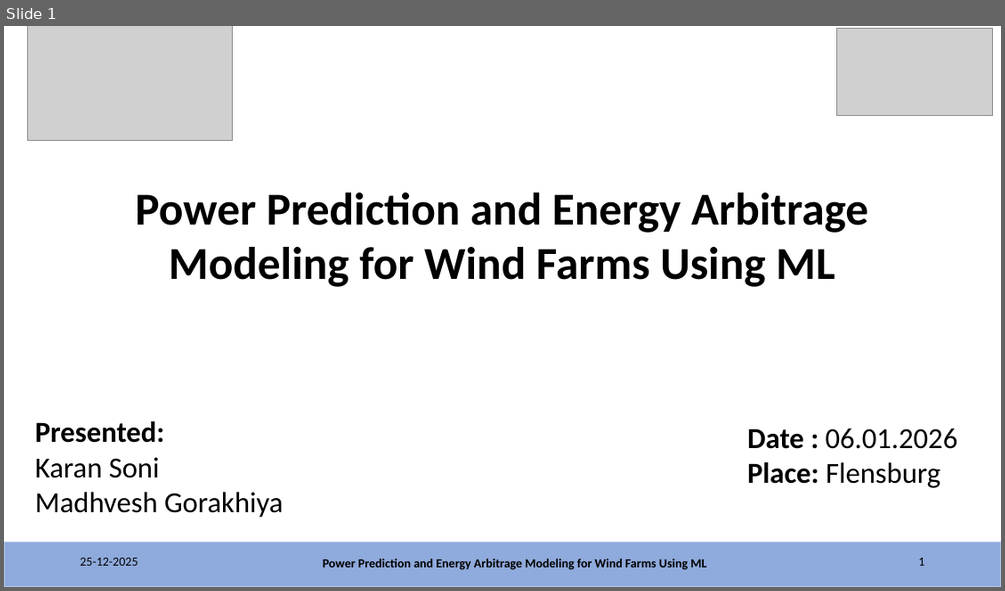
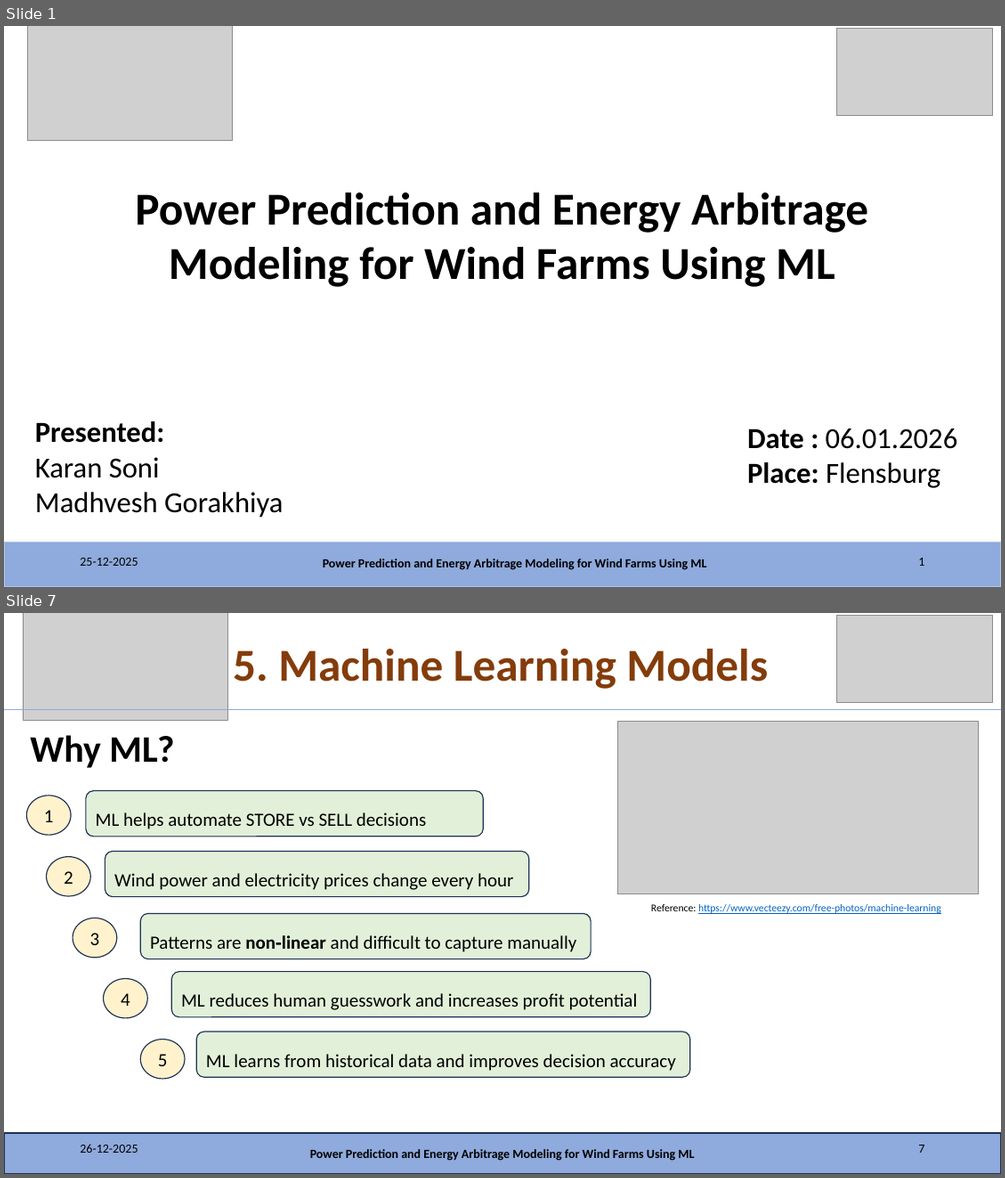
Before and after one commit to MadhaveshG/wind-h2-arbitrage, a slide deck: Presentation/Presentation_06_01_2026.pptx. Shown one above the other, each under a label of ours: slide 1 before the commit, slides 1 and 7 after it; the slides between them are not shown. The pictures are 1005x591 and 1005x1178 pixels, drawn with LibreOffice and Linux fonts; fonts in the diff are those of the drawing; grey boxes stand for pictures. Boxes give left, top, right and bottom in pixels: in the first picture for what was removed or moved away, otherwise in the second. Text is boxed around its words. In the diff, an @@ line names an element or a change of style, - is before the commit and + after.

```diff
--- a/Presentation/Presentation_06_01_2026.pptx
+++ b/Presentation/Presentation_06_01_2026.pptx
@@ slide 7 added at <box>4,613,1001,1174</box>, background #FFFFFF @@
@@ picture added at <box>23,613,228,720</box> @@
@@ picture added at <box>836,616,992,702</box> @@
@@ title added at <box>233,649,768,689</box>, 44 pt, text #843C0B, bold @@
+5. Machine Learning Models
@@ line added from (4, 709) to (1001, 709), #8FAADC 0.5 pt @@
@@ text added at <box>30,735,174,768</box>, 36 pt, text #000000, bold @@
+Why ML?
@@ picture added at <box>617,721,979,894</box> @@
@@ ellipse added at <box>26,795,71,835</box>, fill #FFF2CC, outline #1E3256 1 pt, 18 pt, text #000000 @@
+1
@@ rounded rectangle added at <box>86,791,483,836</box>, fill #E2F0D9, outline #1E3256 1 pt, 18 pt, text #000000 @@
+ML helps automate STORE vs SELL decisions
@@ rounded rectangle added at <box>105,851,529,896</box>, fill #E2F0D9, outline #1E3256 1 pt, 18 pt, text #000000 @@
+Wind power and electricity prices change every hour
@@ ellipse added at <box>47,857,90,896</box>, fill #FFF2CC, outline #1E3256 1 pt, 18 pt, text #000000 @@
+2
@@ text added at <box>651,904,941,914</box>, 10 pt, text #0563C1, underline @@
+Reference: https://www.vecteezy.com/free-photos/machine-learning
@@ ellipse added at <box>73,918,117,957</box>, fill #FFF2CC, outline #1E3256 1 pt, 18 pt, text #000000 @@
+3
@@ rounded rectangle added at <box>140,914,591,959</box>, fill #E2F0D9, outline #1E3256 1 pt, 18 pt, text #000000 @@
+Patterns are non‑linear and difficult to capture manually
@@ ellipse added at <box>104,979,147,1018</box>, fill #FFF2CC, outline #1E3256 1 pt, 18 pt, text #000000 @@
+4
@@ rounded rectangle added at <box>171,971,650,1017</box>, fill #E2F0D9, outline #1E3256 1 pt, 18 pt, text #000000 @@
+ML reduces human guesswork and increases profit potential
@@ ellipse added at <box>140,1039,184,1078</box>, fill #FFF2CC, outline #1E3256 1 pt, 18 pt, text #000000 @@
+5
@@ rounded rectangle added at <box>196,1032,689,1078</box>, fill #E2F0D9, outline #1E3256 1 pt, 18 pt, text #000000 @@
+ML learns from historical data and improves decision accuracy
@@ rectangle added at <box>4,1133,1001,1174</box>, fill #8FAADC, outline #1E3256 1 pt @@
@@ text added at <box>80,1143,138,1152</box>, 12 pt, text #000000 @@
+26-12-2025
@@ page number added at <box>918,1144,924,1152</box>, 12 pt, text #000000 @@
+7
@@ text added at <box>310,1149,694,1160</box>, 12 pt, text #000000, bold @@
+Power Prediction and Energy Arbitrage Modeling for Wind Farms Using ML
```
Also in this commit, not shown: 3 slides changed, 3 other slides added, 5 other files.
